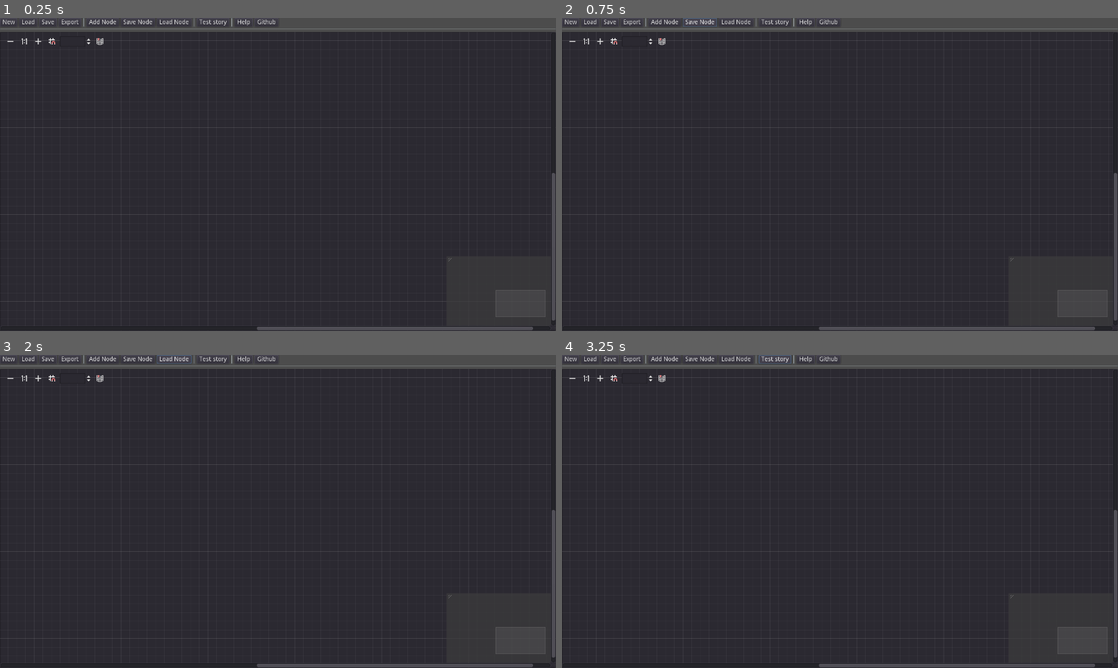
Above: before the commit, frames 1-4 (two rows, left to right).
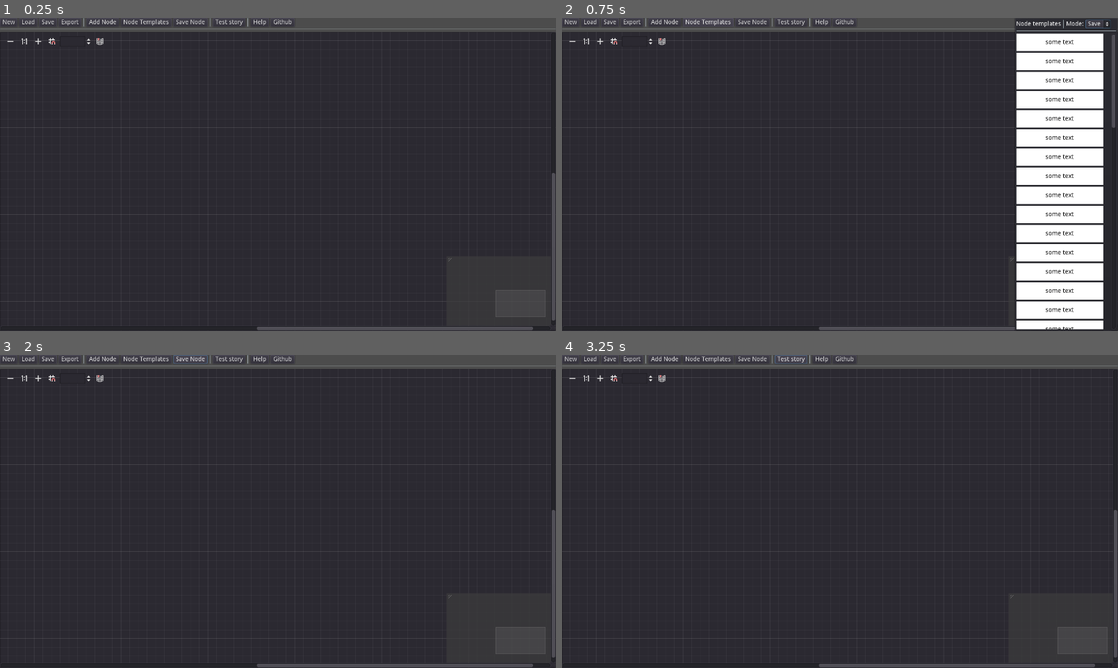
Above: after the commit, the same moments.

Repository: fossegutten/FuzzyStoryEditor
Game: Godot game, scene res://editor/StoryEditor.tscn
The game is run twice, just before and just after one commit, with the same random seed, the same clock (stepped at 60 frames per second) and the same inputs.
Inputs (mouse positions are in pixels of both pictures, inside the frame that each line leads up to):
- Up to frame 1 (0.25 s): no input
- Up to frame 2 (0.75 s): click (706, 21) at 0.5 s, where only the run after the commit has a clickable "Node Templates"
- Up to frame 3 (2 s): click (172, 358) at 1.25 s, where only the run before the commit has a clickable "Load Node"
- Up to frame 4 (3.25 s): click "Save Node" at 2 s; click "Test story" at 2.75 s

The runs differ from the first frame. In frame 1, 0.3% of the frame differs, in the area x 22-53%, y 0-3%; in frame 2, 15%, in the area x 21-100%, y 0-100%; in frame 3, 0.3%; in frame 4, 0.3%.

Commit message:
node templates wip 2

Diff:
--- a/editor/StoryEditor.gd
+++ b/editor/StoryEditor.gd
@@ -1,8 +1,9 @@
 extends Control
 
-onready var graph_edit : GraphEdit = $VBox/HBox2/StoryGraphEdit
 onready var add_node_popup_menu : PopupMenu = $AddNodePopupMenu
 onready var add_node_menu_button : MenuButton = $VBox/HBox/AddNodeMenuButton
+onready var graph_edit : GraphEdit = $VBox/HBox2/StoryGraphEdit
+onready var node_template_popup : PopupPanel = $NodeTemplatePopupPanel
 
 const POPUP_MENU_SIZE := Vector2(100, 100)
 
@@ -31,7 +32,7 @@
 	var node : EventNode = graph_edit.create_node_from_enum(id)
 	node.offset = graph_edit.update_node_offset(add_node_popup_menu.rect_global_position, true)
 
-
+### STORY
 func _on_NewButton_pressed():
 	$FileDialogPanel.open_new_confirmation_dialog()
 
@@ -74,3 +75,26 @@
 func _on_TestStoryButton_pressed():
 	var story : FuzzyStory = $StorySaveLoad.create_story_resource(graph_edit.serialize_event_nodes())
 	$StoryPlayer.start("start", story)
+
+### NODE TEMPLATES
+func _on_NodeTemplatesButton_pressed():
+	node_template_popup.open()
+
+
+func _on_SaveNodeButton_pressed():
+	graph_edit.save_selected_node_as_template()
+
+
+func _on_StoryGraphEdit_save_node_template_request(dictionary):
+	node_template_popup.request_template_save(dictionary)
+
+
+
+
+func _on_NodeTemplatePopupPanel_node_template_load_request(dictionary):
+	if dictionary.size() == 0:
+		return
+
+	dictionary["metadata"]["position"] = graph_edit.update_node_offset(Vector2(40, 40), false)
+	var node : EventNode = graph_edit.create_node_from_dictionary(dictionary)
+#	node.offset = graph_edit.update_node_offset(add_node_popup_menu.rect_global_position, true)
--- a/editor/StoryEditor.tscn
+++ b/editor/StoryEditor.tscn
@@ -67,45 +67,45 @@
 text = "Add Node"
 flat = false
 
+[node name="NodeTemplatesButton" type="Button" parent="VBox/HBox"]
+margin_left = 278.0
+margin_right = 395.0
+margin_bottom = 20.0
+text = "Node Templates"
+
 [node name="SaveNodeButton" type="Button" parent="VBox/HBox"]
-margin_left = 278.0
-margin_right = 357.0
+margin_left = 399.0
+margin_right = 478.0
 margin_bottom = 20.0
 text = "Save Node"
 
-[node name="LoadNodeButton" type="Button" parent="VBox/HBox"]
-margin_left = 361.0
-margin_right = 441.0
-margin_bottom = 20.0
-text = "Load Node"
-
 [node name="VSeparator2" type="VSeparator" parent="VBox/HBox"]
-margin_left = 445.0
-margin_right = 449.0
+margin_left = 482.0
+margin_right = 486.0
 margin_bottom = 20.0
 
 [node name="TestStoryButton" type="Button" parent="VBox/HBox"]
-margin_left = 453.0
-margin_right = 528.0
+margin_left = 490.0
+margin_right = 565.0
 margin_bottom = 20.0
 text = "Test story"
 
 [node name="VSeparator3" type="VSeparator" parent="VBox/HBox"]
-margin_left = 532.0
-margin_right = 536.0
+margin_left = 569.0
+margin_right = 573.0
 margin_bottom = 20.0
 
 [node name="HelpButton" type="Button" parent="VBox/HBox"]
-margin_left = 540.0
-margin_right = 582.0
+margin_left = 577.0
+margin_right = 619.0
 margin_bottom = 20.0
 text = "Help"
 script = ExtResource( 3 )
 help_popup_path = NodePath("../../../HelpPopupPanel")
 
 [node name="GithubButton" type="Button" parent="VBox/HBox"]
-margin_left = 586.0
-margin_right = 641.0
+margin_left = 623.0
+margin_right = 678.0
 margin_bottom = 20.0
 text = "Github"
 script = ExtResource( 7 )
@@ -259,13 +259,17 @@
 [connection signal="pressed" from="VBox/HBox/LoadButton" to="." method="_on_LoadButton_pressed"]
 [connection signal="pressed" from="VBox/HBox/SaveButton" to="." method="_on_SaveButton_pressed"]
 [connection signal="pressed" from="VBox/HBox/ExportButton" to="." method="_on_ExportButton_pressed"]
+[connection signal="pressed" from="VBox/HBox/NodeTemplatesButton" to="." method="_on_NodeTemplatesButton_pressed"]
+[connection signal="pressed" from="VBox/HBox/SaveNodeButton" to="." method="_on_SaveNodeButton_pressed"]
 [connection signal="pressed" from="VBox/HBox/TestStoryButton" to="." method="_on_TestStoryButton_pressed"]
 [connection signal="pressed" from="VBox/HBox/HelpButton" to="VBox/HBox/HelpButton" method="_on_HelpButton_pressed"]
 [connection signal="pressed" from="VBox/HBox/GithubButton" to="VBox/HBox/GithubButton" method="_on_GithubButton_pressed"]
 [connection signal="connection_request" from="VBox/HBox2/StoryGraphEdit" to="VBox/HBox2/StoryGraphEdit" method="_on_StoryGraphEdit_connection_request"]
 [connection signal="connection_to_empty" from="VBox/HBox2/StoryGraphEdit" to="VBox/HBox2/StoryGraphEdit" method="_on_StoryGraphEdit_connection_to_empty"]
 [connection signal="right_clicked" from="VBox/HBox2/StoryGraphEdit" to="." method="_on_StoryGraphEdit_right_clicked"]
+[connection signal="save_node_template_request" from="VBox/HBox2/StoryGraphEdit" to="." method="_on_StoryGraphEdit_save_node_template_request"]
 [connection signal="id_pressed" from="AddNodePopupMenu" to="." method="_on_AddNodePopupMenu_id_pressed"]
+[connection signal="node_template_load_request" from="NodeTemplatePopupPanel" to="." method="_on_NodeTemplatePopupPanel_node_template_load_request"]
 [connection signal="export_request" from="FileDialogPanel" to="." method="_on_FileDialogPanel_export_request"]
 [connection signal="load_request" from="FileDialogPanel" to="." method="_on_FileDialogPanel_load_request"]
 [connection signal="new_request" from="FileDialogPanel" to="." method="_on_FileDialogPanel_new_request"]
--- a/editor/StoryGraphEdit.gd
+++ b/editor/StoryGraphEdit.gd
@@ -2,6 +2,7 @@
 class_name EventEdit
 
 signal right_clicked(position)
+signal save_node_template_request(dictionary)
 
 const NODE_OFFSET_STEP := Vector2(40, 40)
 const POPUP_MENU_SIZE := Vector2(100, 100)
@@ -36,45 +37,11 @@
 		if event.pressed:
 			# duplicate selected nodes
 			if event.scancode == KEY_D and event.control:
-				for i in get_event_nodes():
-					if i.selected:
-
-						var d : Dictionary = i.to_dictionary()
-						d["node_id"] = generate_free_node_id()
-						d["metadata"]["position"] = update_node_offset(d["metadata"]["position"], false, true)
-						d["metadata"]["connections"] = []
-
-						var n : EventNode = create_node_from_dictionary(d)
-
-#						var n : EventNode = i.duplicate()
-#						n.set_node_id(generate_free_node_id())
-#						n.offset = update_node_offset(n.offset, false)
-#						add_child(n)
-
-						n.selected = true
-						i.selected = false
+				duplicate_selected_nodes()
 
 			# save node template
 			if event.scancode == KEY_S and event.control:
-				var selected : Array = []
-
-				for i in get_event_nodes():
-					if i.selected:
-						selected.append(i)
-
-				if selected.size() == 1:
-					# create node template
-					var d : Dictionary = selected[0].to_dictionary()
-					d["node_id"] = EventNode.EMPTY_NODE_ID
-					d["metadata"]["node_name"] = d["node_type"] + "Template"
-					d["metadata"]["position"] = Vector2.ZERO
-					d["metadata"]["connections"] = []
-
-					# TODO save in config file
-
-				elif selected.size() > 1:
-					# TODO add better warning
-					printerr("Only one node template can be saved at a time, deselect the other nodes")
+				save_selected_node_as_template()
 
 
 	if event is InputEventMouseButton:
@@ -127,6 +94,49 @@
 			connect_node(j.from, j.from_port, j.to, j.to_port)
 
 
+func duplicate_selected_nodes() -> void:
+	for i in get_event_nodes():
+		if i.selected:
+
+			var d : Dictionary = i.to_dictionary()
+			d["node_id"] = generate_free_node_id()
+			d["metadata"]["position"] = update_node_offset(d["metadata"]["position"], false, true)
+			d["metadata"]["connections"] = []
+
+			var n : EventNode = create_node_from_dictionary(d)
+
+#						var n : EventNode = i.duplicate()
+#						n.set_node_id(generate_free_node_id())
+#						n.offset = update_node_offset(n.offset, false)
+#						add_child(n)
+
+			n.selected = true
+			i.selected = false
+
+
+func save_selected_node_as_template() -> void:
+	var selected : Array = []
+
+	for i in get_event_nodes():
+		if i.selected:
+			selected.append(i)
+
+	if selected.size() == 1:
+		# create node template
+		var d : Dictionary = selected[0].to_dictionary()
+		d["node_id"] = EventNode.EMPTY_NODE_ID
+		d["metadata"]["node_name"] = d["node_type"] + "Template"
+		d["metadata"]["position"] = Vector2.ZERO
+		d["metadata"]["connections"] = []
+
+		# TODO save in config file
+		emit_signal("save_node_template_request", d)
+
+	elif selected.size() > 1:
+		# TODO add better warning
+		printerr("Only one node template can be saved at a time, deselect the other nodes")
+
+
 func is_node_id_free(id : int) -> bool:
 	for i in get_event_nodes():
 		if i.get_node_id() == id:
--- a/editor/node_template/NodeTemplateButton.gd
+++ b/editor/node_template/NodeTemplateButton.gd
@@ -16,8 +16,23 @@
 func update_visuals() -> void:
 	if template.size() == 0:
 		$Label.text = "Empty"
-		self_modulate = Color.gray
+		self_modulate = Color.darkgray
 	else:
-		$Label.text = "Something"
-		self_modulate = Color.green
-		pass
+		var node_type : String = template["node_type"]
+
+		$Label.text = node_type
+		match node_type:
+			"DialogNode":
+				self_modulate = Color.aqua
+			"CheckpointNode":
+				self_modulate = Color.pink
+			"ConditionNode":
+				self_modulate = Color.orange
+			"FunctionCallNode":
+				self_modulate = Color.greenyellow
+			"JumpNode":
+				self_modulate = Color.orchid
+			"RandomNode":
+				self_modulate = Color.lightcoral
+			_:
+				self_modulate = Color.red
--- a/editor/node_template/NodeTemplatePopupPanel.gd
+++ b/editor/node_template/NodeTemplatePopupPanel.gd
@@ -1,4 +1,6 @@
 extends PopupPanel
+
+signal node_template_load_request(dictionary)
 
 const BUTTON_SCENE : PackedScene = preload("res://editor/node_template/NodeTemplateButton.tscn")
 
@@ -6,6 +8,8 @@
 
 onready var option_button : OptionButton = $VBoxContainer/HBoxContainer/OptionButton
 onready var grid : GridContainer = $VBoxContainer/ScrollContainer/GridContainer
+onready var save_dialog : ConfirmationDialog = $SaveConfirmationDialog
+
 
 enum Mode {
 	SAVE,
@@ -14,8 +18,8 @@
 }
 var _current_mode := -1
 
-
-var immediate_template : Dictionary = {"test": 1}
+var immediate_id : int = -1
+var immediate_template : Dictionary = {}
 
 
 func set_current_mode(value : int) -> void:
@@ -24,6 +28,17 @@
 
 func generate_key(id : int) -> String:
 	return "template%03d" % id
+
+
+func request_template_save(template : Dictionary) -> void:
+	set_current_mode(Mode.SAVE)
+	immediate_template = template
+	popup()
+
+
+func open() -> void:
+	set_current_mode(Mode.LOAD)
+	popup()
 
 
 # TODO popup for edit/erase/load
@@ -51,16 +66,28 @@
 			popup()
 
 
+func save_immediate_template() -> void:
+	var button : TextureButton = grid.get_child(immediate_id)
+	button.set_template(immediate_template)
+	ConfigSaveLoad.set_value("node_templates", generate_key(immediate_id), immediate_template)
+
 func _on_NodeTemplateButton_pressed(button : TextureButton, id : int):
 
+	immediate_id = id
+
 	if _current_mode == Mode.SAVE:
-		button.set_template(immediate_template)
-		ConfigSaveLoad.set_value("node_templates", generate_key(id), immediate_template)
+		if ConfigSaveLoad.has_value("node_templates", generate_key(id)):
+			save_dialog.popup()
+		else:
+#			button.set_template(immediate_template)
+#			ConfigSaveLoad.set_value("node_templates", generate_key(id), immediate_template)
+			save_immediate_template()
 
 	elif _current_mode == Mode.LOAD:
 
 		# TODO create node, similar to add node button in editor
 		var loaded_template : Dictionary = button.get_template()
+		emit_signal("node_template_load_request", loaded_template)
 
 	elif _current_mode == Mode.ERASE:
 		button.set_template({})
@@ -70,4 +97,7 @@
 
 func _on_OptionButton_item_selected(index):
 	set_current_mode(index)
-#	print(index, " selected")
+
+
+func _on_SaveConfirmationDialog_confirmed():
+	save_immediate_template()
--- a/editor/node_template/NodeTemplatePopupPanel.tscn
+++ b/editor/node_template/NodeTemplatePopupPanel.tscn
@@ -25,7 +25,7 @@
 }
 
 [node name="HBoxContainer" type="HBoxContainer" parent="VBoxContainer"]
-margin_right = 230.0
+margin_right = 400.0
 margin_bottom = 20.0
 
 [node name="Label" type="Label" parent="VBoxContainer/HBoxContainer"]
@@ -56,12 +56,12 @@
 
 [node name="HSeparator" type="HSeparator" parent="VBoxContainer"]
 margin_top = 24.0
-margin_right = 230.0
+margin_right = 400.0
 margin_bottom = 28.0
 
 [node name="ScrollContainer" type="ScrollContainer" parent="VBoxContainer"]
 margin_top = 32.0
-margin_right = 230.0
+margin_right = 400.0
 margin_bottom = 712.0
 size_flags_horizontal = 3
 size_flags_vertical = 3
@@ -71,4 +71,14 @@
 }
 
 [node name="GridContainer" type="GridContainer" parent="VBoxContainer/ScrollContainer"]
+
+[node name="SaveConfirmationDialog" type="ConfirmationDialog" parent="."]
+visible = true
+margin_left = 4.0
+margin_top = 4.0
+margin_right = 404.0
+margin_bottom = 716.0
+rect_min_size = Vector2( 400, 140 )
+dialog_text = "Are you sure you want to overwrite node template?"
 [connection signal="item_selected" from="VBoxContainer/HBoxContainer/OptionButton" to="." method="_on_OptionButton_item_selected"]
+[connection signal="confirmed" from="SaveConfirmationDialog" to="." method="_on_SaveConfirmationDialog_confirmed"]
--- a/example/StoryPlayer.tscn
+++ b/example/StoryPlayer.tscn
@@ -36,8 +36,8 @@
 [node name="ColorRect" type="ColorRect" parent="DialogPlayer"]
 margin_left = 200.0
 margin_top = 100.0
-margin_right = 824.0
-margin_bottom = 500.0
+margin_right = 1080.0
+margin_bottom = 620.0
 color = Color( 0.0235294, 0.160784, 0.12549, 1 )
 __meta__ = {
 "_edit_use_anchors_": false
@@ -46,8 +46,8 @@
 [node name="Margin" type="MarginContainer" parent="DialogPlayer"]
 margin_left = 200.0
 margin_top = 100.0
-margin_right = 824.0
-margin_bottom = 500.0
+margin_right = 1080.0
+margin_bottom = 620.0
 custom_constants/margin_right = 50
 custom_constants/margin_top = 25
 custom_constants/margin_left = 50
@@ -56,57 +56,57 @@
 [node name="VBox" type="VBoxContainer" parent="DialogPlayer/Margin"]
 margin_left = 50.0
 margin_top = 25.0
-margin_right = 574.0
-margin_bottom = 375.0
+margin_right = 830.0
+margin_bottom = 495.0
 custom_constants/separation = 20
 
 [node name="HBoxLabels" type="HBoxContainer" parent="DialogPlayer/Margin/VBox"]
-margin_right = 524.0
+margin_right = 780.0
 margin_bottom = 14.0
 custom_constants/separation = 50
 alignment = 1
 
 [node name="LabelChar" type="Label" parent="DialogPlayer/Margin/VBox/HBoxLabels"]
-margin_left = 189.0
-margin_right = 248.0
+margin_left = 317.0
+margin_right = 376.0
 margin_bottom = 14.0
 text = "character"
 
 [node name="LabelMood" type="Label" parent="DialogPlayer/Margin/VBox/HBoxLabels"]
-margin_left = 298.0
-margin_right = 335.0
+margin_left = 426.0
+margin_right = 463.0
 margin_bottom = 14.0
 text = "mood"
 
 [node name="HSeparator" type="HSeparator" parent="DialogPlayer/Margin/VBox"]
 margin_top = 34.0
-margin_right = 524.0
+margin_right = 780.0
 margin_bottom = 38.0
 
 [node name="RichTextLabel" type="RichTextLabel" parent="DialogPlayer/Margin/VBox"]
 margin_top = 58.0
-margin_right = 524.0
-margin_bottom = 286.0
+margin_right = 780.0
+margin_bottom = 406.0
 size_flags_vertical = 3
 bbcode_enabled = true
 bbcode_text = "asdasd a"
 text = "asdasd a"
 
 [node name="HSeparator2" type="HSeparator" parent="DialogPlayer/Margin/VBox"]
-margin_top = 306.0
-margin_right = 524.0
-margin_bottom = 310.0
+margin_top = 426.0
+margin_right = 780.0
+margin_bottom = 430.0
 
 [node name="HBoxButtons" type="HBoxContainer" parent="DialogPlayer/Margin/VBox"]
-margin_top = 330.0
-margin_right = 524.0
-margin_bottom = 350.0
+margin_top = 450.0
+margin_right = 780.0
+margin_bottom = 470.0
 custom_constants/separation = 20
 alignment = 1
 
 [node name="Button" type="Button" parent="DialogPlayer/Margin/VBox/HBoxButtons"]
-margin_left = 228.0
-margin_right = 295.0
+margin_left = 356.0
+margin_right = 423.0
 margin_bottom = 20.0
 text = "example"
 
